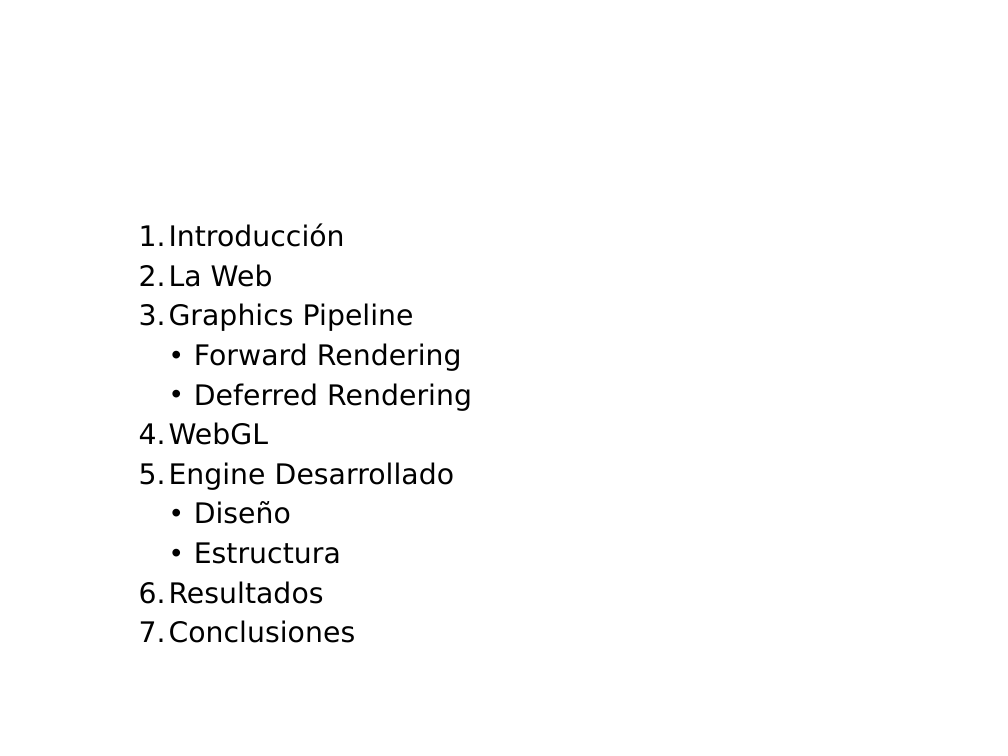
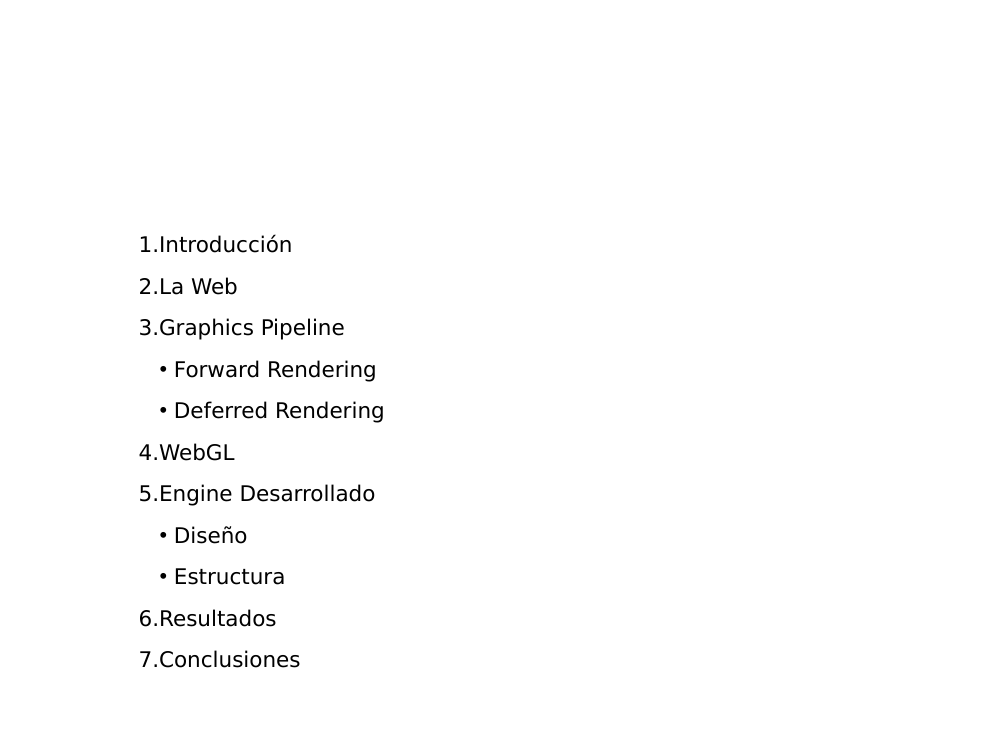
Before and after one commit to madowen/webGL, a slide deck: slide 3 of Docs/presentacion.pptx. Drawn at 1008x756 pixels with LibreOffice and Linux fonts; fonts in the diff are those of the drawing; background and template pictures are left out. Boxes give left, top, right and bottom in pixels: in the first picture for what was removed or moved away, otherwise in the second. Text is boxed around its words. In the diff, an @@ line names an element or a change of style, - is before the commit and + after.

```diff
--- a/Docs/presentacion.pptx
+++ b/Docs/presentacion.pptx
@@ text "Introducción" at (x1=139, y1=235, x2=385, y2=668): size 20.3 to 15.4 pt; indent changed; line spacing 1 to 1.5; less space between paragraphs @@
```
Also in this commit, not shown: 2 other slides changed, 5 slides added.
